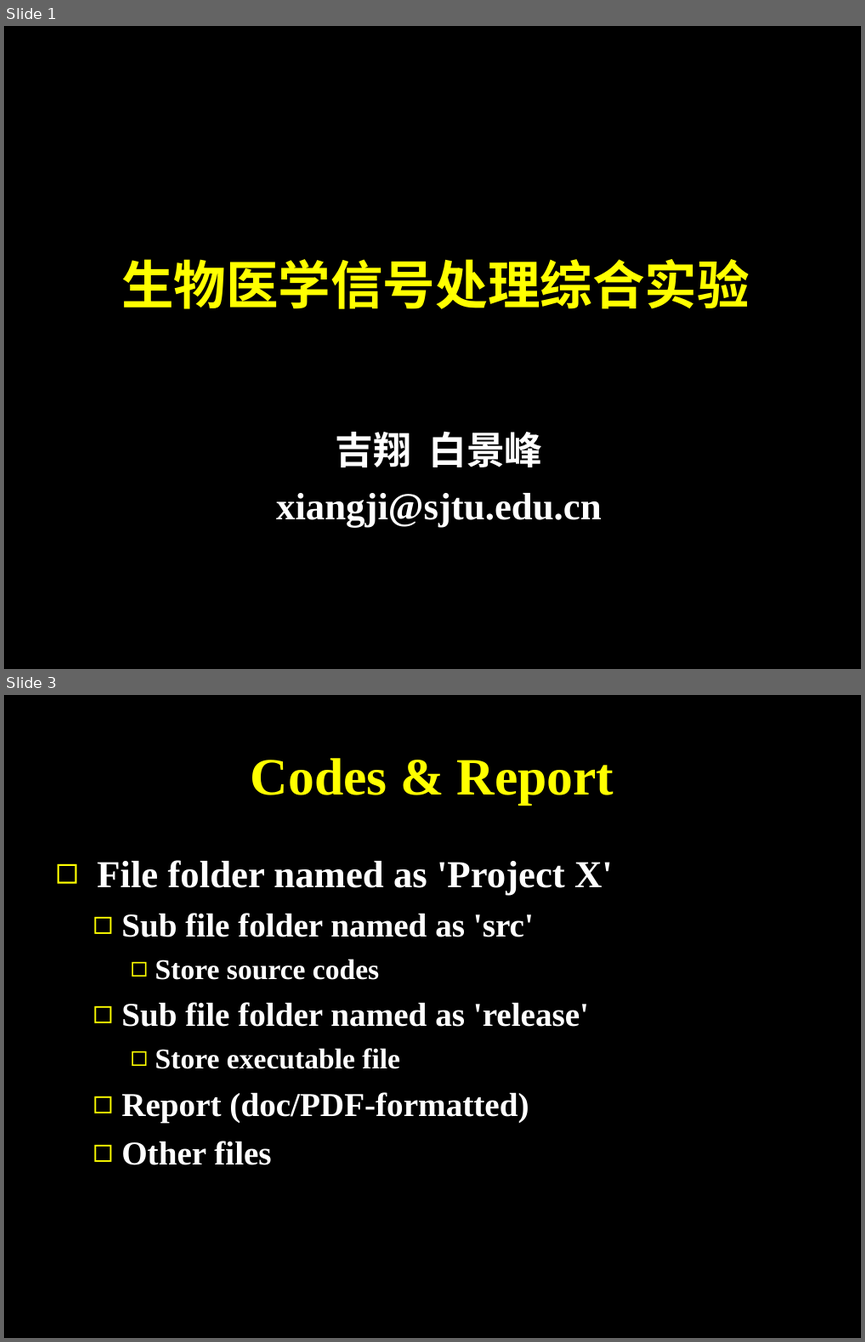
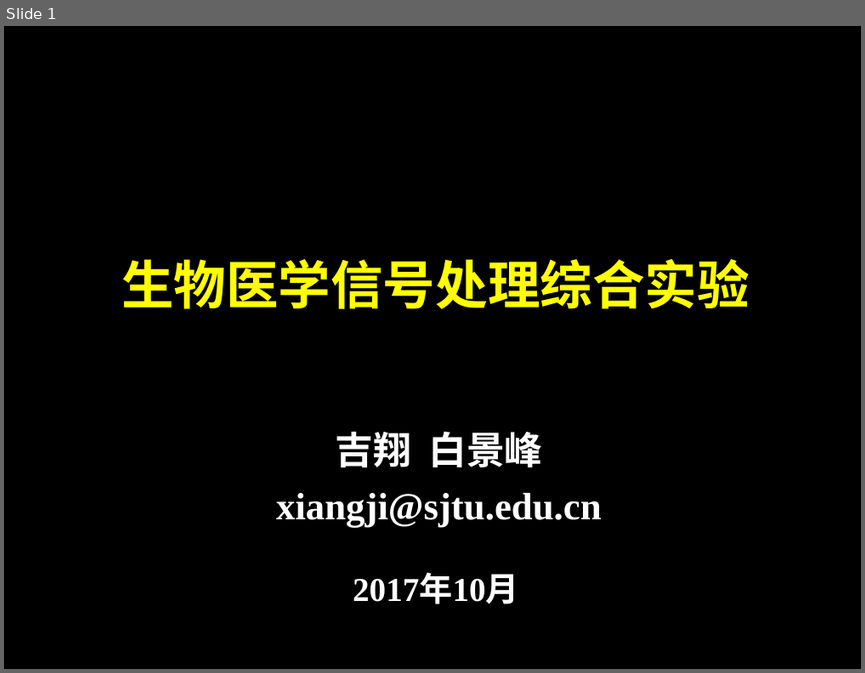
Before and after one commit to SJTUCourse/BI450, a slide deck: Lectures/2017 Fall/Lecture 2/Lecture 2.ppt. Shown one above the other, each under a label of ours: slides 1 and 3 before the commit, slide 1 after it; the slides between them are not shown. The pictures are 865x1342 and 865x673 pixels, drawn with LibreOffice and Linux fonts; fonts in the diff are those of the drawing. Boxes give left, top, right and bottom in pixels: in the first picture for what was removed or moved away, otherwise in the second. Text is boxed around its words. In the diff, an @@ line names an element or a change of style, - is before the commit and + after.

```diff
--- a/Lectures/2017 Fall/Lecture 2/Lecture 2.ppt
+++ b/Lectures/2017 Fall/Lecture 2/Lecture 2.ppt
@@ slide 3 removed at box(4, 695, 861, 1338), background #000000 @@
@@ title removed at box(250, 758, 614, 805) @@
-Codes & Report
@@ text removed at box(97, 860, 613, 1165) @@
-◻ File folder named as 'Project X'
-  ◻ Sub file folder named as 'src'
-    ◻ Store source codes
-  ◻ Sub file folder named as 'release'
-    ◻ Store executable file
-  ◻ Report (doc/PDF-formatted)
-  ◻ Other files
@@ slide 1 changed as well @@
@@ text added at box(352, 574, 519, 604), 28 pt, text #FFFFFF, bold @@
+2017年10月
```
Also in this commit, not shown: 2 other slides changed, 5 slides added, 7 other slides removed, 2 other files.
